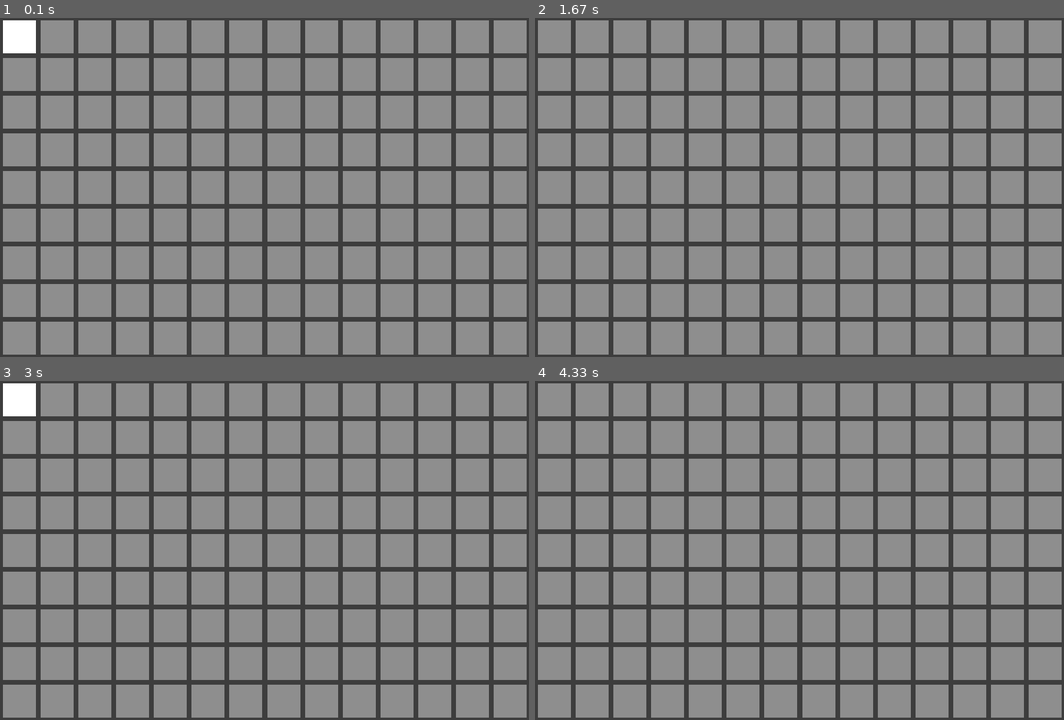
Above: before the commit, frames 1-4 (two rows, left to right).
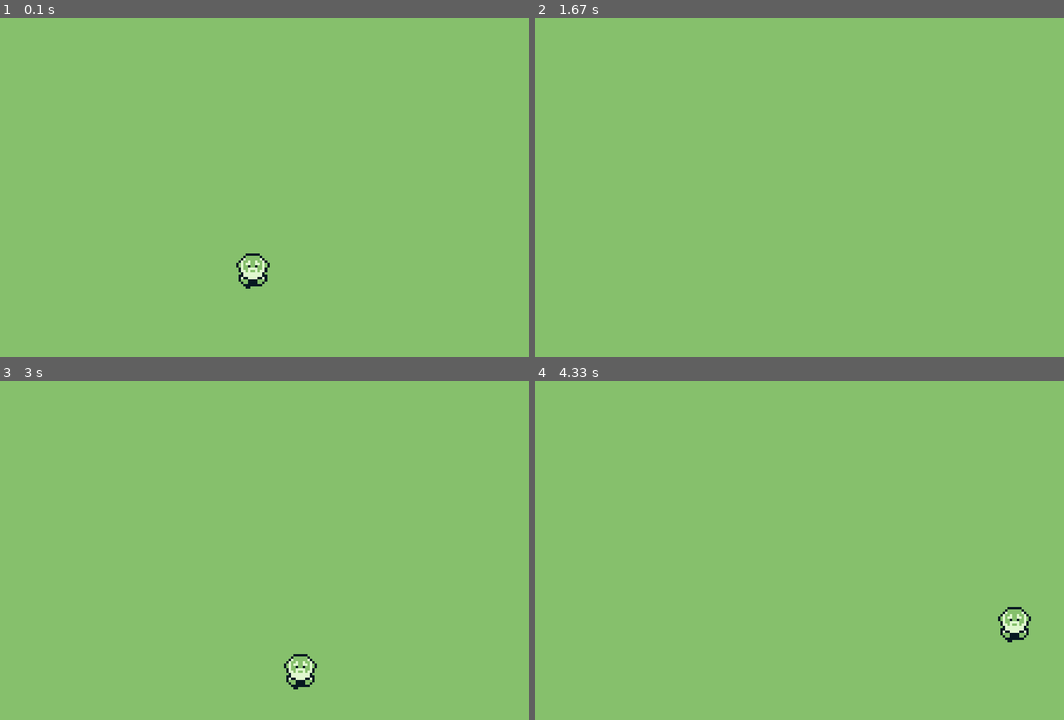
Above: after the commit, the same moments.

Repository: Damoy/gamedev-resources
Game: pygame game, started from games/pygame-trial/game.py
The game is run twice, just before and just after one commit, with the same random seed, the same clock (stepped at 60 frames per second) and the same inputs.
Inputs:
- Up to frame 1 (0.1 s): no input
- Up to frame 2 (1.67 s): hold Right 0.33-0.8 s; hold Up 0.83-1.13 s; hold Right 1.17-1.63 s
- Up to frame 3 (3 s): hold Left 1.67-2.2 s; hold Down 2.23-2.53 s; hold Left 2.57-2.97 s
- Up to frame 4 (4.33 s): hold Up 3-3.37 s; hold Right 3.4-4.03 s; hold Down from 4.07 s (still down)

The runs differ from the first frame. In frame 1, 100% of the frame differs, in the area x 0-100%, y 0-100%; in frame 2, 100%; in frame 3, 100%; in frame 4, 100%.

Commit message:
basis for sprites

Diff:
--- a/games/pygame-trial/game.py
+++ b/games/pygame-trial/game.py
@@ -1,24 +1,25 @@
 import os
+import pygame
 
-import pygame
 from player import Player
-from texture import Texture
 from window import Window
 from map import Map
+import sprites
 
 
 class Game:
     def __init__(self):
-        # to center window
-        os.environ['SDL_VIDEO_CENTERED'] = '1'
+        os.environ['SDL_VIDEO_CENTERED'] = '1' # to center window
         pygame.init()
         self.window = Window("Game", 898, 576, 4, flags=0)
         self.screen = self.window.get()
         self.clock = pygame.time.Clock()
         self.isRunning = False
-        self.textures = Texture("./res/textures.png")
-        self.map = Map(self.window, self.textures)
-        self.player = Player(self.window.get(), self.textures, 1, 1)
+        self.textures = sprites.load(os.path.join('res', 'graphics', 'textures.png'))
+        self.spriteBank = sprites.loadSpriteBank(self.textures)
+        self.map = Map(self.window, self.textures, self.spriteBank)
+        self.allSprites = sprites.GameSpriteGroup()
+        self.player = Player(self.window.get(), self.textures, 100, 100, self.allSprites)
 
     def gameLoop(self):
         self.isRunning = True
@@ -38,7 +39,9 @@
     def render(self):
         self.screen.fill((255, 255, 255))
         self.map.render()
-        self.player.render()
+        self.allSprites.clear(self.screen, self.screen)
+        self.allSprites.update()
+        self.allSprites.draw(self.screen)
         self.window.render()
 
 def main():
--- a/games/pygame-trial/map.py
+++ b/games/pygame-trial/map.py
@@ -1,33 +1,20 @@
-from enum import Enum
-
+import pygame
 from window import Window
-from texture import Texture
+import sprites
 
 TILE_SIZE = 16
 
-class Direction(Enum):
-    UP = 0
-    RIGHT = 1
-    DOWN = 2
-    LEFT = 3
 
 class Map:
-    def __init__(self, window: Window, textures: Texture):
+    def __init__(self, window: Window, textures: pygame.image, spriteBank: dict):
         self.window = window
         self.textures = textures
         self.rows = window.height // TILE_SIZE
         self.cols = window.width // TILE_SIZE
+        self.tilesBank = spriteBank['tiles']
 
     def update(self):
         pass
 
     def render(self):
-        for row in range(self.rows):
-            for col in range(self.cols):
-                x, y = (col * TILE_SIZE, row * TILE_SIZE)
-                cropData = (0, 0, TILE_SIZE, TILE_SIZE)
-                self.textures.render(self.window.get(), x, y, cropData)
-                # pygame.draw.aaline(self.window.get(), (0, 0, 0), (x, y), (x + TILE_SIZE, y))
-                # pygame.draw.aaline(self.window.get(), (0, 0, 0), (x, y), (x, y + TILE_SIZE))
-                # pygame.draw.aaline(self.window.get(), (0, 0, 0), (x + TILE_SIZE, y), (x + TILE_SIZE, y + TILE_SIZE))
-                # pygame.draw.aaline(self.window.get(), (0, 0, 0), (x, y + TILE_SIZE), (x + TILE_SIZE, y + TILE_SIZE))
+        self.window.get().fill(self.tilesBank['grass'].get_at((0, 0)))
--- /dev/null
+++ b/games/pygame-trial/movement.py
@@ -0,0 +1,8 @@
+from enum import Enum
+
+class Direction(Enum):
+    UP = 0
+    RIGHT = 1
+    DOWN = 2
+    LEFT = 3
+    NONE = 4
--- a/games/pygame-trial/player.py
+++ b/games/pygame-trial/player.py
@@ -1,13 +1,20 @@
 import pygame
-from texture import Texture
+from sprites import GameSprite, GameSpriteGroup, subImage
+
 from map import TILE_SIZE
+from movement import Direction
 
-class Player:
-    def __init__(self, screen: pygame.Surface, textures: Texture, x, y):
-        self.x = x
-        self.y = y
+
+class Player(GameSprite):
+    def __init__(self, screen: pygame.Surface, image: pygame.image, x, y, group: GameSpriteGroup):
+        GameSprite.__init__(self, subImage(image, 0, 1, 14, 15), group)
         self.screen = screen
-        self.textures = textures
+        self.rect.x = x
+        self.rect.y = y
+        self.dv = 1
+        self.isMoving = False
+        self.pxMoveCount = 0
+        self.direction = Direction.NONE
 
     def update(self):
         return self.handleInput()
@@ -21,17 +28,52 @@
 
         if keys[pygame.K_ESCAPE]:
             return False
-        if keys[pygame.K_LEFT]:
-            self.x -= TILE_SIZE
-        if keys[pygame.K_RIGHT]:
-            self.x += TILE_SIZE
-        if keys[pygame.K_UP]:
-            self.y -= TILE_SIZE
-        if keys[pygame.K_DOWN]:
-            self.y += TILE_SIZE
 
+        self.move()
         return True
 
-    def render(self):
-        self.textures.render(self.screen, self.x, self.y, (1, 17, 14, 14))
-        # pygame.draw.rect(win, (255, 0, 0), (self.x, self.y, self.w, self.h))
+    def move(self):
+        if self.isMoving and self.direction is not Direction.NONE:
+            self.updateMove()
+        else:
+            keys = pygame.key.get_pressed()
+
+            if keys[pygame.K_LEFT]:
+                self.rect.x -= self.dv
+                self.direction = Direction.LEFT
+            if keys[pygame.K_RIGHT]:
+                self.rect.x += self.dv
+                self.direction = Direction.RIGHT
+            if keys[pygame.K_DOWN]:
+                self.rect.y += self.dv
+                self.direction = Direction.DOWN
+            if keys[pygame.K_UP]:
+                self.rect.y -= self.dv
+                self.direction = Direction.UP
+            if self.movingKeysActivated(keys):
+                self.isMoving = True
+                self.pxMoveCount += self.dv
+
+    def movingKeysActivated(self, keys):
+        return keys[pygame.K_LEFT] or keys[pygame.K_RIGHT] \
+            or keys[pygame.K_DOWN] or keys[pygame.K_UP]
+
+    def updateMove(self):
+        if self.direction == Direction.DOWN:
+            self.rect.y += self.dv
+        elif self.direction == Direction.LEFT:
+            self.rect.x -= self.dv
+        elif self.direction == Direction.RIGHT:
+            self.rect.x += self.dv
+        elif self.direction == Direction.UP:
+            self.rect.y -= self.dv
+
+        self.pxMoveCount += self.dv
+
+        if self.pxMoveCount >= TILE_SIZE:
+            self.endMove()
+
+    def endMove(self):
+        self.isMoving = False
+        self.pxMoveCount = 0
+        self.direction = Direction.NONE
--- /dev/null
+++ b/games/pygame-trial/sprites.py
@@ -0,0 +1,71 @@
+import pygame
+from pygame.sprite import Sprite, Group
+from pygame.rect import Rect
+
+
+def load(path):
+    return pygame.image.load(path).convert()
+
+
+class GameSpriteGroup(Group):
+    def __init__(self):
+        Group.__init__(self)
+
+
+class GameSprite(Sprite):
+    def __init__(self, image: pygame.image, group: GameSpriteGroup):
+        Sprite.__init__(self, group)
+        self.image = image
+        self.rect = self.image.get_rect()
+
+def subImage(image: pygame.image, x, y, w, h):
+    return image.subsurface(Rect(x, y, w, h)).convert()
+
+
+def loadSpriteBank(textures: pygame.image):
+    spriteBank = {}
+    tilesBank = {}
+    tilesBank['grass'] = subImage(textures, 177, 1, 16, 16)
+    tilesBank['fullTree'] = subImage(textures, 177, 33, 16, 32)
+    tilesBank['overlapTree'] = subImage(textures, 193, 1, 16, 32)
+
+    grassPlantTiles = []
+    grassPlantTiles.append(subImage(textures, 210, 18, 14, 13))
+    grassPlantTiles.append(subImage(textures, 226, 17, 14, 14))
+    tilesBank['grassPlant'] = grassPlantTiles
+
+    rockTiles = []
+    rockTiles.append(subImage(textures, 209, 50, 16, 14))
+    rockTiles.append(subImage(textures, 225, 50, 16, 13))
+    rockTiles.append(subImage(textures, 241, 49, 16, 15))
+    tilesBank['rock'] = rockTiles
+
+    grassFlowerTiles = []
+    grassFlower1 = []
+    grassFlower1.append(subImage(textures, 257, 33, 16, 16))
+    grassFlower1.append(subImage(textures, 273, 33, 16, 16))
+    grassFlower1.append(subImage(textures, 289, 33, 16, 16))
+    grassFlower2 = []
+    grassFlower2.append(subImage(textures, 258, 50, 16, 16))
+    grassFlower2.append(subImage(textures, 274, 50, 16, 16))
+    grassFlower2.append(subImage(textures, 290, 50, 16, 16))
+    grassFlower3 = []
+    grassFlower3.append(subImage(textures, 0, 21, 7, 4))
+    grassFlower3.append(subImage(textures, 8, 21, 7, 6))
+    grassFlower3.append(subImage(textures, 16, 21, 9, 8))
+    grassFlowerTiles.append(grassFlower1)
+    grassFlowerTiles.append(grassFlower2)
+    grassFlowerTiles.append(grassFlower3)
+    tilesBank['grassFlower'] = grassFlowerTiles
+
+    grassBlocks = []
+    grassBlocks.append(subImage(textures, 312, 57, 34, 37))
+    grassBlocks.append(subImage(textures, 257, 55, 24, 21))
+    tilesBank['grassBlock'] = grassBlocks
+
+    # TODO
+    entitiesBank = {}
+
+    spriteBank['tiles'] = tilesBank
+    spriteBank['entities'] = entitiesBank
+    return spriteBank
--- a/games/pygame-trial/texture.py
+++ /dev/null
@@ -1,13 +0,0 @@
-import pygame
-
-class Texture:
-    def __init__(self, path):
-        self.path = path
-        self.image = pygame.image.load(path).convert()
-
-    # cropX, cropY, width, height => cropData
-    def render(self, screen: pygame.Surface, x, y, cropData=None):
-        if cropData is None:
-            screen.blit(self.image, (x, y))
-        else:
-            screen.blit(self.image, (x, y), cropData)
--- /dev/null
+++ b/graphics/PixelPete/link.txt
@@ -0,0 +1 @@
+https://petermilko.itch.io/pixel-petes-art-assets
Binary file added: games/pygame-trial/res/graphics/Fox.png
Binary file added: games/pygame-trial/res/graphics/GameBoyBGSprites.png
Binary file added: games/pygame-trial/res/graphics/GameBoyCharactersSprites.png
Binary file added: games/pygame-trial/res/graphics/Goblin.png
Binary file added: games/pygame-trial/res/graphics/Heart.png
Binary file added: games/pygame-trial/res/graphics/Items.png
Binary file added: games/pygame-trial/res/graphics/Squirrel.png
Binary file added: games/pygame-trial/res/graphics/flower1.png
Binary file added: games/pygame-trial/res/graphics/player.png
Binary file added: games/pygame-trial/res/graphics/textures.png
Binary file removed: games/pygame-trial/res/textures.png
Binary file added: graphics/PixelPete/ColorPalette/ColorPalette/PixelPetesPalette.png
(and 40 more such lines)
